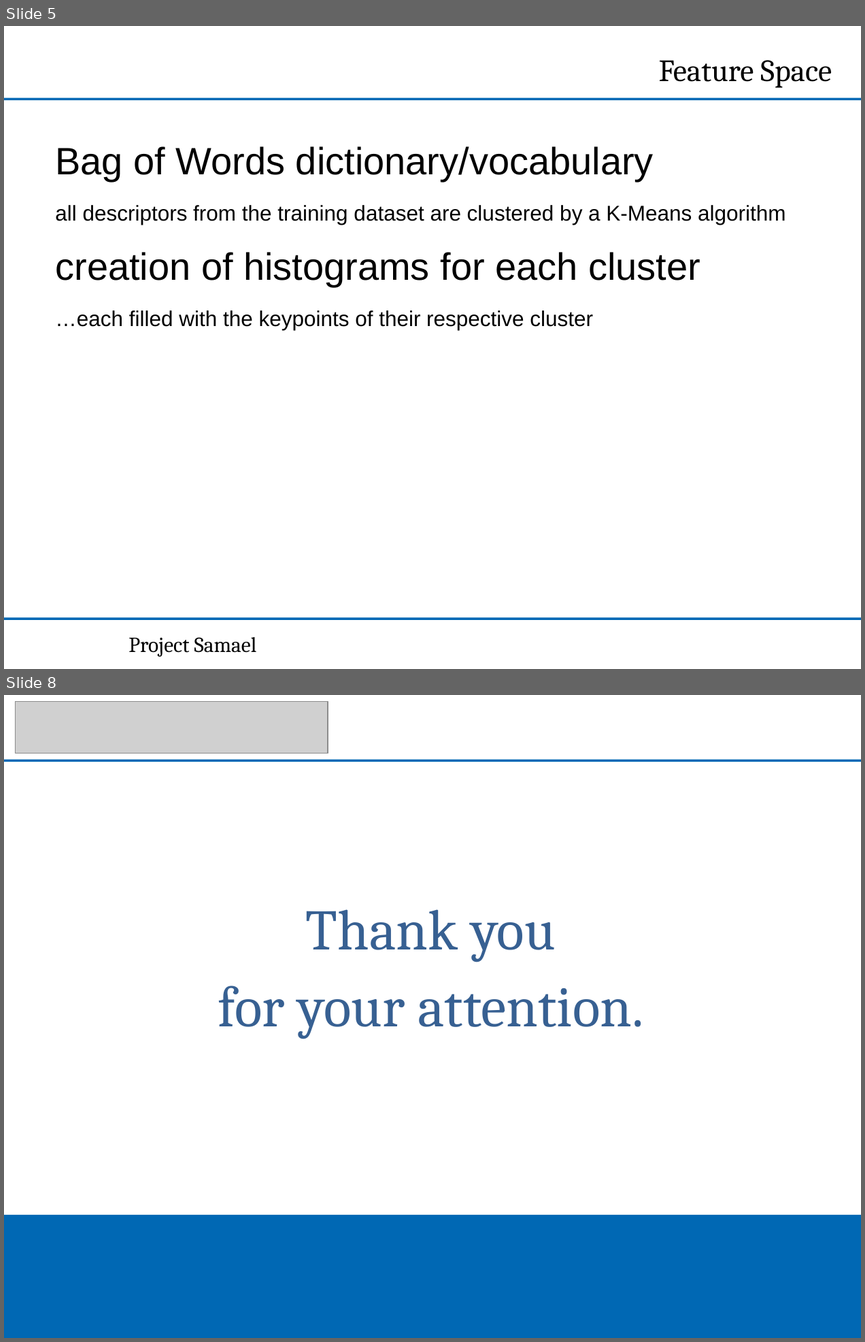
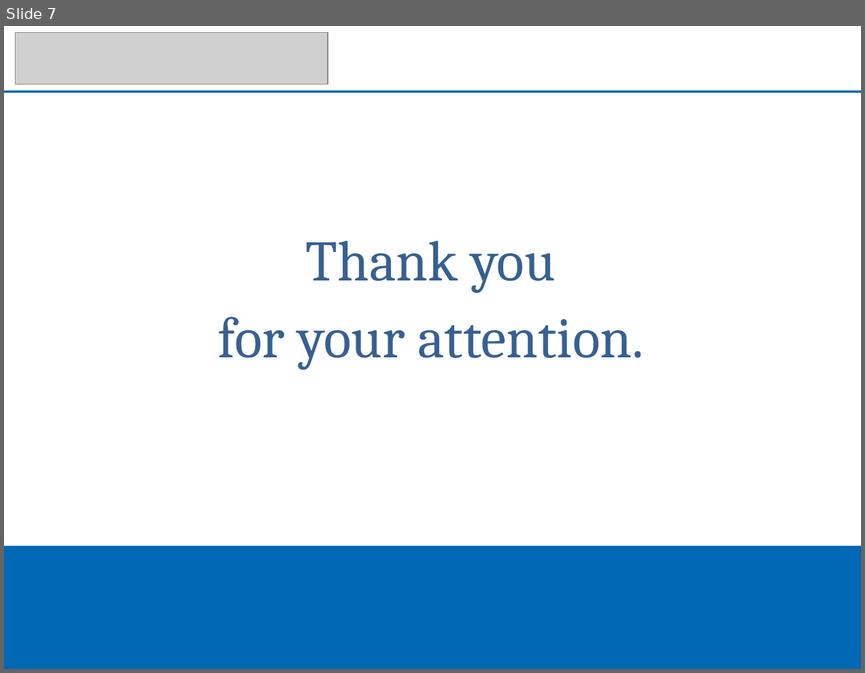
Before and after one commit to NPTricky/img-classification-ss13, a slide deck: doc/PPT-2013-07-10/m3-presentation.ppt. Shown one above the other, each under a label of ours: slides 5 and 8 before the commit, slide 7 after it; the slides between them are not shown. The pictures are 865x1342 and 865x673 pixels, drawn with LibreOffice and Linux fonts; fonts in the diff are those of the drawing; grey boxes stand for pictures; background and template pictures are left out. Boxes give left, top, right and bottom in pixels: in the first picture for what was removed or moved away, otherwise in the second. Text is boxed around its words. In the diff, an @@ line names an element or a change of style, - is before the commit and + after.

```diff
--- a/doc/PPT-2013-07-10/m3-presentation.ppt
+++ b/doc/PPT-2013-07-10/m3-presentation.ppt
@@ slide 5 removed at box(4, 26, 861, 669), background #FFFFFF @@
@@ free removed at box(449, 46, 841, 92) @@
-Feature Space
@@ freeform shape removed at box(4, 98, 861, 101) @@
@@ text removed at box(55, 146, 785, 330) @@
-Bag of Words dictionary/vocabulary
-all descriptors from the training dataset are clustered by a K-Means algorithm
-creation of histograms for each cluster
-…each filled with the keypoints of their respective cluster
@@ freeform shape removed at box(4, 617, 861, 620) @@
@@ text removed at box(128, 637, 257, 656) @@
-Project Samael
@@ what was slide 8 is now slide 7 @@
```
Also in this commit, not shown: 3 slides changed, 2 slides added, 2 other slides removed.
